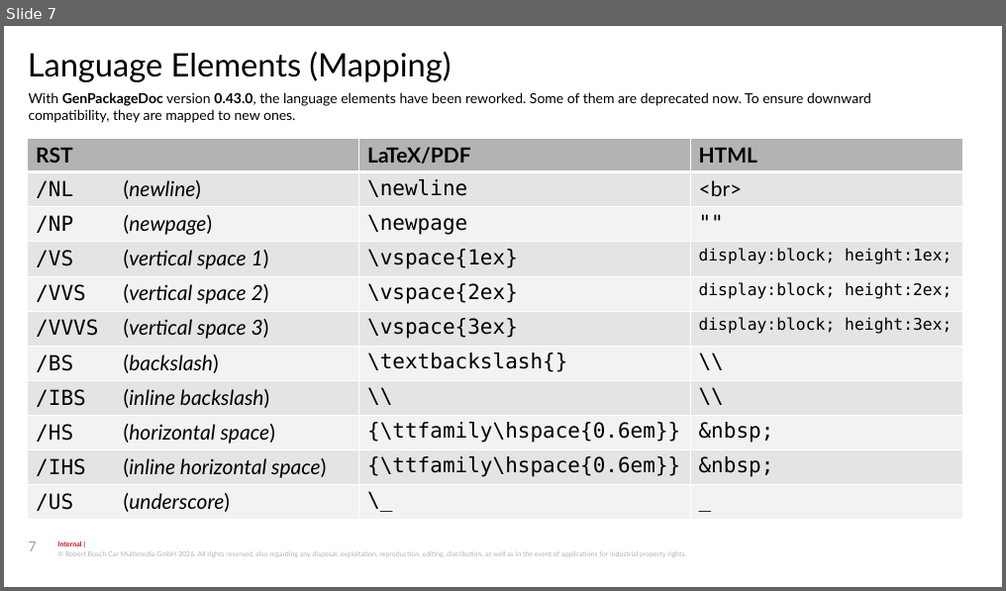
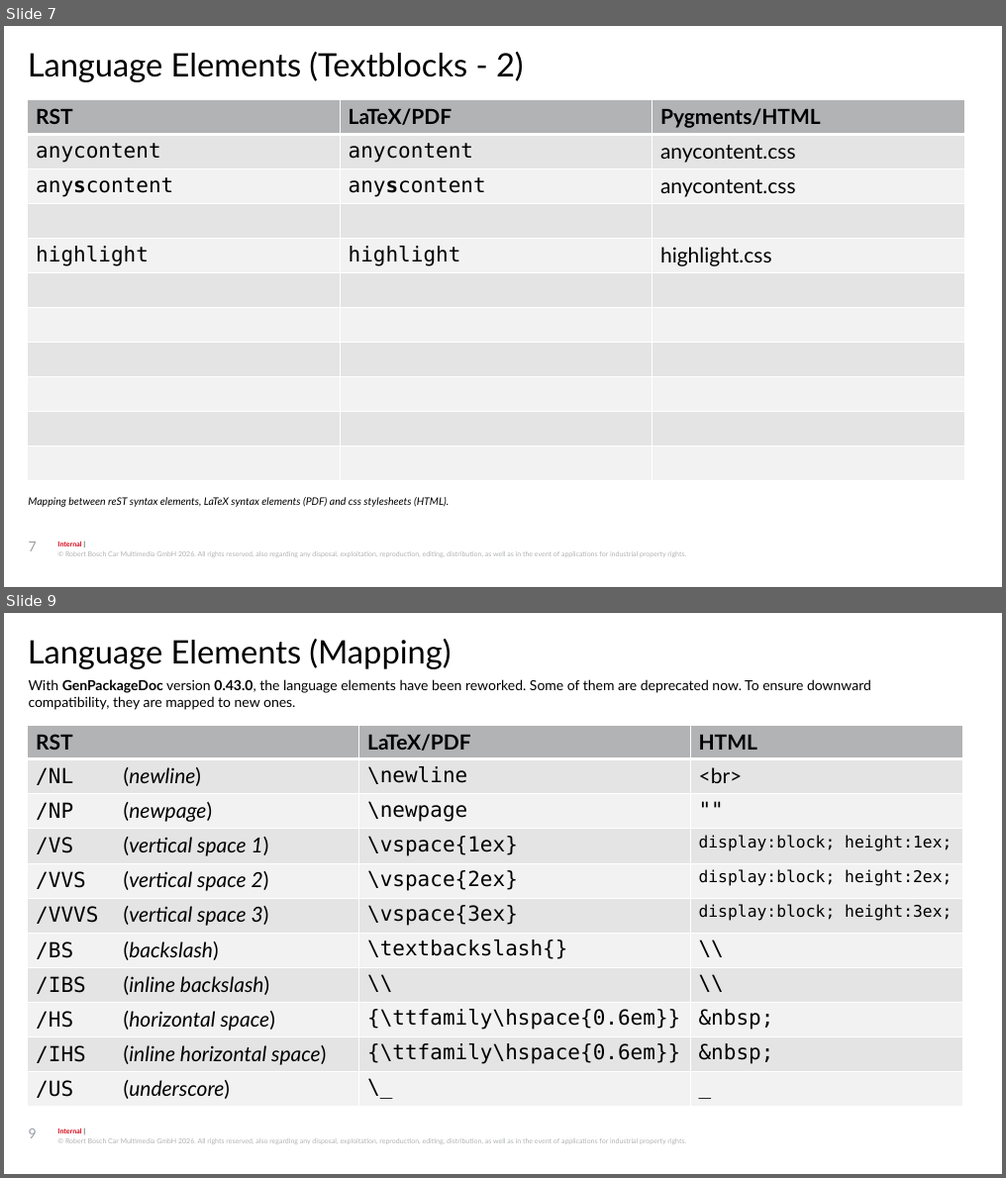
Before and after one commit to test-fullautomation/python-genpackagedoc, a slide deck: concept/genpackagedoc_concept.pptx. Shown one above the other, each under a label of ours: slide 7 before the commit, slides 7 and 9 after it; the slides between them are not shown. The pictures are 1006x591 and 1006x1178 pixels, drawn with LibreOffice and Linux fonts; fonts in the diff are those of the drawing; background and template pictures are left out. Boxes give left, top, right and bottom in pixels: in the first picture for what was removed or moved away, otherwise in the second. Text is boxed around its words. In the diff, an @@ line names an element or a change of style, - is before the commit and + after.

```diff
--- a/concept/genpackagedoc_concept.pptx
+++ b/concept/genpackagedoc_concept.pptx
@@ slide 7 added at [4,26,1002,587], background #FFFFFF; not listed: 2 template elements that a slide beside it also shows @@
@@ text added at [28,52,524,82], 28 pt, text #000000 @@
+Language Elements (Textblocks - 2)
@@ table added at [28,100,963,480], 11 rows, 3 columns @@
+RST | LaTeX/PDF | Pygments/HTML
+anycontent | anycontent | anycontent.css
+anyscontent | anyscontent | anycontent.css
+ |  | 
+highlight | highlight | highlight.css
+ |  | 
+ |  | 
+ |  | 
+ |  | 
+ |  | 
+ |  | 
@@ text added at [28,497,449,507], 9 pt, text #000000, italic @@
+Mapping between reST syntax elements, LaTeX syntax elements (PDF) and css stylesheets (HTML).
@@ page number added at [29,542,37,552], 12 pt, text #999FA6 @@
+7
@@ what was slide 7 is now slide 9 @@
@@ page number at [29,1129,37,1139]: text changed @@
-7
+9
```
Also in this commit, not shown: 5 slides changed, 1 other slide added, 6 other files.
